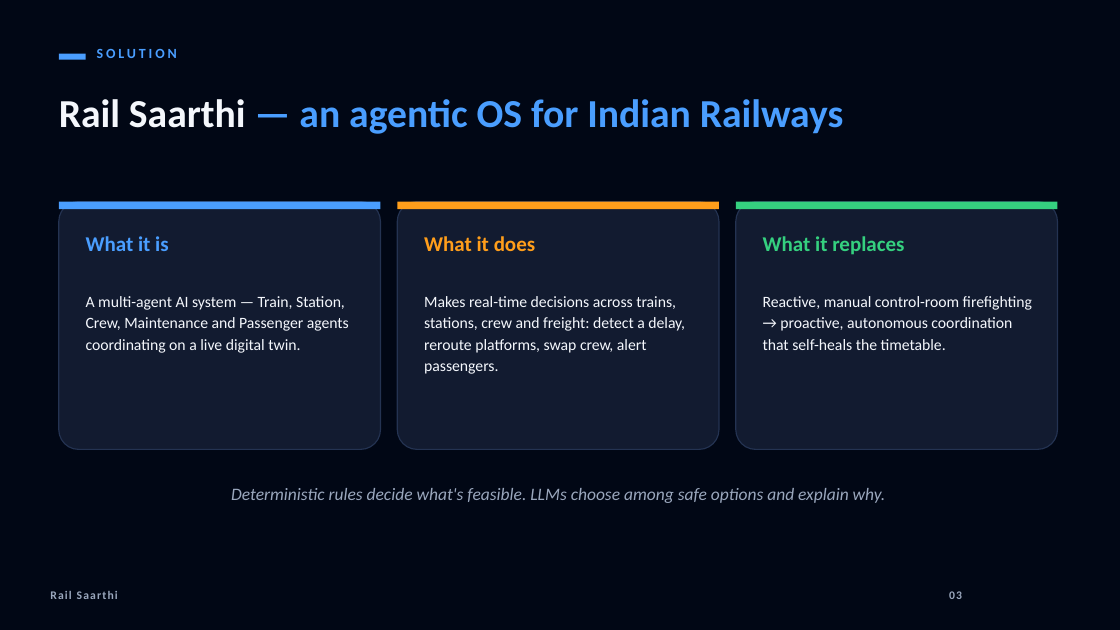
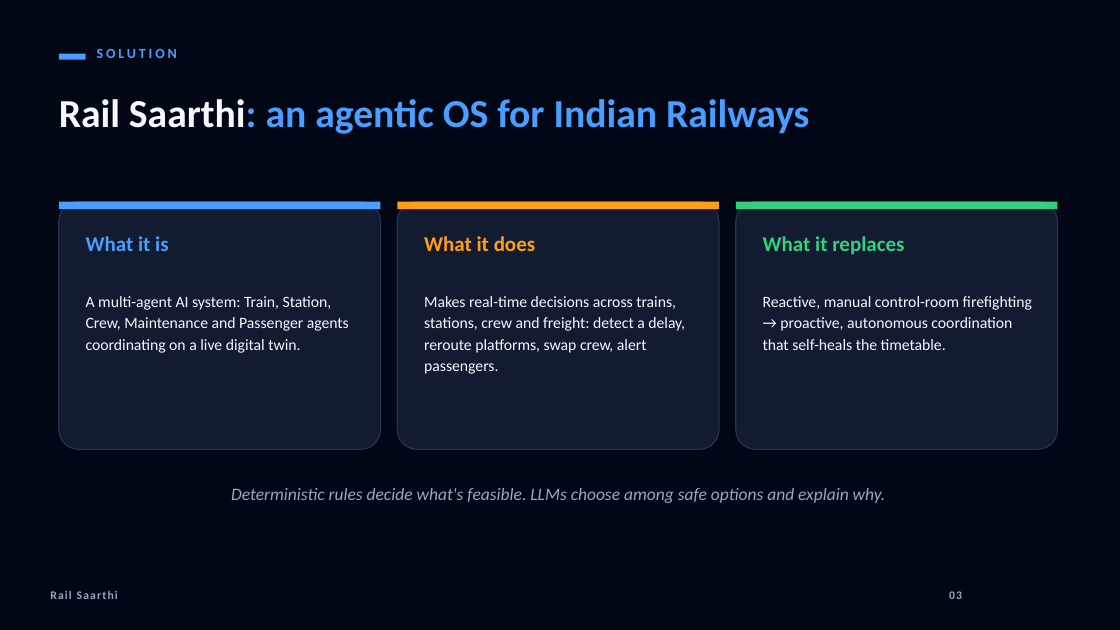
Before and after one commit to chiruu12/railmind, a slide deck: slide 4 of docs/Rail_Saarthi_Pitch.pptx. Drawn at 1120x630 pixels with LibreOffice and Linux fonts; fonts in the diff are those of the drawing. Boxes give left, top, right and bottom in pixels: in the first picture for what was removed or moved away, otherwise in the second. Text is boxed around its words. In the diff, an @@ line names an element or a change of style, - is before the commit and + after.

```diff
--- a/docs/Rail_Saarthi_Pitch.pptx
+++ b/docs/Rail_Saarthi_Pitch.pptx
@@ text at (59,99,809,134): text changed @@
-Rail Saarthi — an agentic OS for Indian Railways
+Rail Saarthi: an agentic OS for Indian Railways
@@ text at (86,296,349,353): text changed @@
-A multi-agent AI system — Train, Station, Crew, Maintenance and Passenger agents coordinating on a live digital twin.
+A multi-agent AI system: Train, Station, Crew, Maintenance and Passenger agents coordinating on a live digital twin.
```
Also in this commit, not shown: 5 other slides changed, 1 other file.
